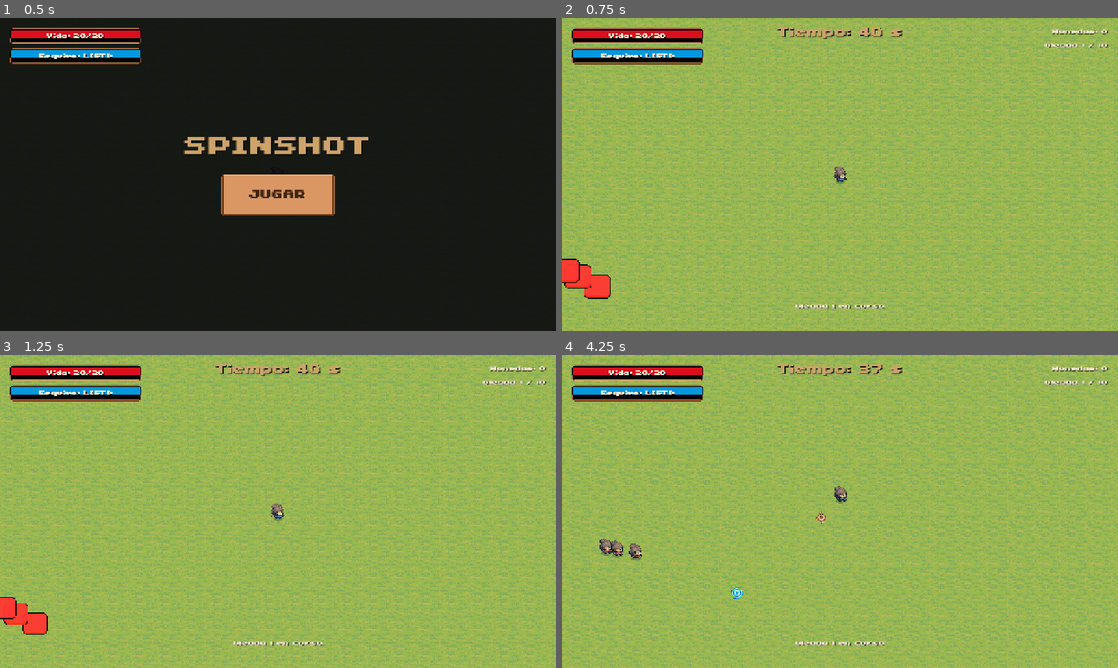
Above: before the commit, frames 1-4 (two rows, left to right).
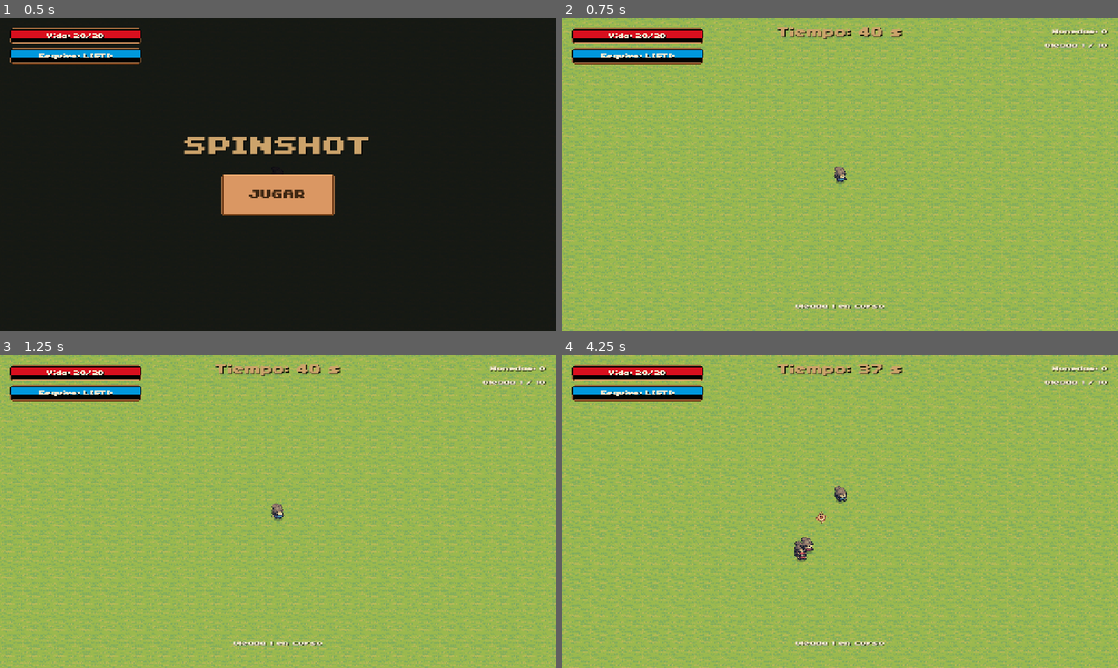
Above: after the commit, the same moments.

Repository: 4FCC/spinshot
Game: Godot game, scene res://Scenes/Main.tscn
Same seed, same stepped clock (60 frames per second), same inputs: the game is played once before the commit and once after it.
Inputs (mouse positions are in pixels of both pictures, inside the frame that each line leads up to):
- Up to frame 1 (0.5 s): no input
- Up to frame 2 (0.75 s): click (840, 196) at 0.5 s
- Up to frame 3 (1.25 s): no input
- Up to frame 4 (4.25 s): tap Enter at 1.25 s; move the mouse to (962, 495) at 1.27 s; hold D (Derecha) 1.28-2.03 s; tap Space (dodge) at 1.35 s; move the mouse to (728, 527) at 2.02 s; hold S (Abajo) 2.03-2.78 s; tap N (end_wave) at 2.1 s; move the mouse to (895, 442) at 2.77 s; hold D (Derecha) 2.78-3.53 s; hold Right mouse button (shoot) 2.78-3.53 s; move the mouse to (812, 574) at 3.52 s; hold W (Arriba) from 3.53 s (still down); click (812, 574) at 3.6 s

Frame 1 is identical in both runs. In frame 2, 0.8% of the frame differs, in the area x 0-9%, y 76-90%; in frame 3, 0.7%; in frame 4, 0.6%.

Commit message:
Indicador de retícula y aparición de enemigos validada sobre césped
- Indicador de spawn: usar la animación de retícula (4 esquinas que laten,
  bloques 32x32 en y=0) en vez de la caja rellena de Spritesheet_UI_Flat_Animated
- Validar todos los puntos de aparición sobre el TileMap de césped (Ground):
  _is_on_grass comprueba que la celda tiene tile
- Si el jugador está en un borde/esquina, _pick_grass_point_near_player prueba
  varios ángulos y reduce el radio; _random_grass_point_far es el último recurso
- Los enemigos nunca aparecen fuera del mapa ni en celdas vacías

Co-Authored-By: Claude Opus 4.8 <noreply@anthropic.com>
Claude-Session: https://claude.ai/code/session_01EVFDgn2qQnY3SEDFH6Bwyc

Diff:
--- a/Scenes/spawn_indicator_frames.tres
+++ b/Scenes/spawn_indicator_frames.tres
@@ -2,38 +2,38 @@
 
 [ext_resource type="Texture2D" uid="uid://bdk64t2n6vues" path="res://UI assets/Spritesheet_UI_Flat_Animated.png" id="1_ui"]
 
-[sub_resource type="AtlasTexture" id="s0"]
+[sub_resource type="AtlasTexture" id="r0"]
 atlas = ExtResource("1_ui")
-region = Rect2(0, 96, 32, 32)
+region = Rect2(0, 0, 32, 32)
 
-[sub_resource type="AtlasTexture" id="s1"]
+[sub_resource type="AtlasTexture" id="r1"]
 atlas = ExtResource("1_ui")
-region = Rect2(32, 96, 32, 32)
+region = Rect2(32, 0, 32, 32)
 
-[sub_resource type="AtlasTexture" id="s2"]
+[sub_resource type="AtlasTexture" id="r2"]
 atlas = ExtResource("1_ui")
-region = Rect2(64, 96, 32, 32)
+region = Rect2(64, 0, 32, 32)
 
-[sub_resource type="AtlasTexture" id="s3"]
+[sub_resource type="AtlasTexture" id="r3"]
 atlas = ExtResource("1_ui")
-region = Rect2(96, 96, 32, 32)
+region = Rect2(96, 0, 32, 32)
 
 [resource]
 animations = [{
 "frames": [{
 "duration": 1.0,
-"texture": SubResource("s0")
+"texture": SubResource("r0")
 },{
 "duration": 1.0,
-"texture": SubResource("s1")
+"texture": SubResource("r1")
 },{
 "duration": 1.0,
-"texture": SubResource("s2")
+"texture": SubResource("r2")
 },{
 "duration": 1.0,
-"texture": SubResource("s3")
+"texture": SubResource("r3")
 }],
 "loop": true,
 "name": &"spawn",
-"speed": 6.0
+"speed": 8.0
 }]
--- a/Scripts/game_mode.gd
+++ b/Scripts/game_mode.gd
@@ -54,6 +54,7 @@
 var _waves: Array = []          # Tabla de oleadas (ver _build_waves)
 var _boss: Node = null          # Instancia del jefe (si está vivo)
 var _boss_pending: bool = false # Tras la oleada final: tienda y luego jefe
+var _ground: TileMapLayer = null  # Suelo de césped para validar puntos de spawn
 
 # Pantallas
 var _start_screen: Control = null
@@ -366,22 +367,96 @@
 		player = _find_player()
 	if player == null:
 		return
+	if _ground == null or not is_instance_valid(_ground):
+		_ground = _find_ground()
 
 	var is_large := randf() < large_group_chance
 	var count := randi_range(large_group_min, large_group_max) if is_large \
 		else randi_range(small_group_min, small_group_max)
 
-	# Centro del grupo a distancia fija del jugador; los enemigos se reparten
-	# alrededor de ese centro.
-	var base_angle := randf() * TAU
-	var center: Vector2 = player.global_position + Vector2(cos(base_angle), sin(base_angle)) * spawn_radius
+	# Centro del grupo: punto válido (sobre césped) a distancia del jugador. Si el
+	# jugador está pegado a un borde/esquina, se prueban otros ángulos y radios.
+	var center := _pick_grass_point_near_player()
 	var spread := 140.0 if is_large else 70.0
 
+	# Cada enemigo se reparte alrededor del centro, pero SIEMPRE sobre césped.
 	var positions: Array = []
 	for i in count:
-		positions.append(center + Vector2(randf_range(-spread, spread), randf_range(-spread, spread)))
+		positions.append(_grass_spawn_position(center, spread))
 
 	_telegraph_and_spawn(positions, is_large)
+
+# =============================================================================
+# VALIDACIÓN DE PUNTOS DE APARICIÓN (deben caer sobre el TileMap de césped)
+# =============================================================================
+func _find_ground() -> TileMapLayer:
+	var scene := get_tree().current_scene
+	if scene == null:
+		return null
+	var named := scene.find_child("Ground", true, false)
+	if named is TileMapLayer:
+		return named as TileMapLayer
+	return _first_tilemap(scene)
+
+func _first_tilemap(node: Node) -> TileMapLayer:
+	if node is TileMapLayer:
+		return node
+	for c in node.get_children():
+		var r := _first_tilemap(c)
+		if r != null:
+			return r
+	return null
+
+func _is_on_grass(world_pos: Vector2) -> bool:
+	# Sin tilemap localizado no se puede validar: se acepta el punto.
+	if _ground == null or not is_instance_valid(_ground):
+		return true
+	var cell := _ground.local_to_map(_ground.to_local(world_pos))
+	return _ground.get_cell_source_id(cell) != -1
+
+func _pick_grass_point_near_player() -> Vector2:
+	"""Devuelve un punto sobre césped alrededor del jugador. Prueba varios
+	ángulos al radio deseado y, si el jugador está en un borde/esquina, reduce el
+	radio hasta encontrar césped. Como último recurso usa un punto lejano válido."""
+	var origin: Vector2 = player.global_position
+	var radii := [spawn_radius, spawn_radius * 0.75, spawn_radius * 0.5, spawn_radius * 0.35]
+	for r in radii:
+		var start := randf() * TAU
+		for i in range(16):
+			var ang: float = start + i * (TAU / 16.0)
+			var p: Vector2 = origin + Vector2(cos(ang), sin(ang)) * r
+			if _is_on_grass(p):
+				return p
+	return _random_grass_point_far(origin)
+
+func _grass_spawn_position(center: Vector2, spread: float) -> Vector2:
+	"""Reparte un enemigo alrededor del centro sin salirse del césped."""
+	for attempt in range(10):
+		var p: Vector2 = center + Vector2(randf_range(-spread, spread), randf_range(-spread, spread))
+		if _is_on_grass(p):
+			return p
+	return center   # el centro ya está validado sobre césped
+
+func _random_grass_point_far(from: Vector2) -> Vector2:
+	"""Elige una celda de césped al azar, preferentemente a distancia del jugador."""
+	if _ground == null or not is_instance_valid(_ground):
+		return from
+	var used := _ground.get_used_rect()
+	if used.size.x <= 0 or used.size.y <= 0:
+		return from
+	var fallback := from
+	var min_d := spawn_radius * 0.5
+	for attempt in range(48):
+		var cx := used.position.x + (randi() % used.size.x)
+		var cy := used.position.y + (randi() % used.size.y)
+		var cell := Vector2i(cx, cy)
+		if _ground.get_cell_source_id(cell) == -1:
+			continue
+		var w: Vector2 = _ground.to_global(_ground.map_to_local(cell))
+		fallback = w
+		if w.distance_to(from) >= min_d:
+			return w
+	return fallback
 
 func _telegraph_and_spawn(positions: Array, is_large: bool) -> void:
 	# 1) Mostrar los indicadores de aparición unos segundos
Not shown, changed: docs/oleadas.md
Not shown, changed: docs/ui_sprites.md
